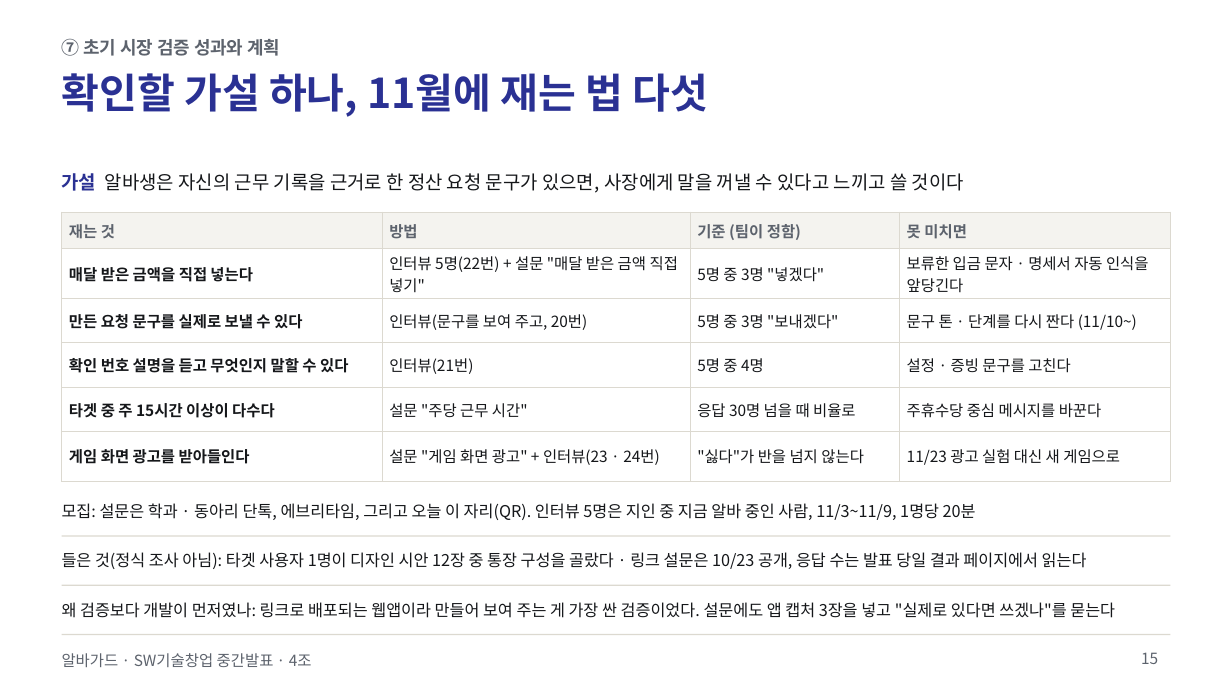
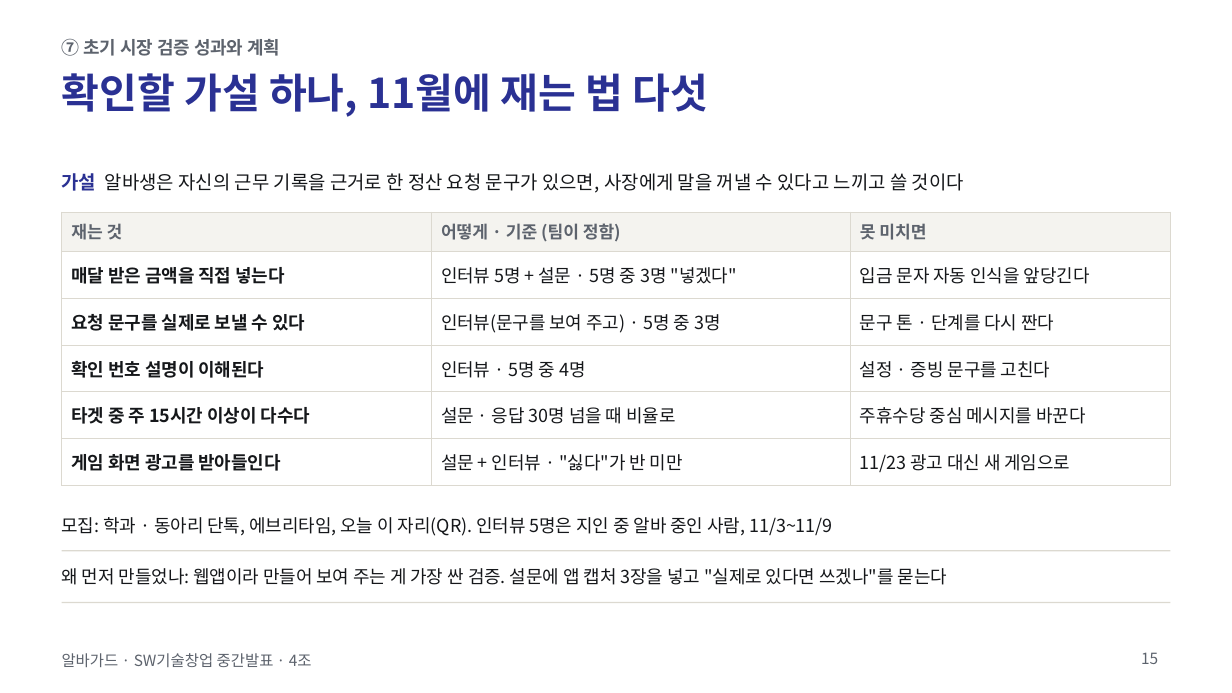
Before and after one commit to jihooni217/albaguard, a slide deck: slide 15 of docs/06_중간발표_PPT.pptx. Drawn at 1232x693 pixels with LibreOffice and Linux fonts; fonts in the diff are those of the drawing. Boxes give left, top, right and bottom in pixels: in the first picture for what was removed or moved away, otherwise in the second. Text is boxed around its words. In the diff, an @@ line names an element or a change of style, - is before the commit and + after.

```diff
--- a/docs/06_중간발표_PPT.pptx
+++ b/docs/06_중간발표_PPT.pptx
@@ table at [62,212,1170,476] @@
-column 1: 재는 것 | 매달 받은 금액을 직접 넣는다 | 만든 요청 문구를 실제로 보낼 수 있다 | 확인 번호 설명을 듣고 무엇인지 말할 수 있다 | 타겟 중 주 15시간 이상이 다수다 | 게임 화면 광고를 받아들인다
-column 2: 방법 | 인터뷰 5명(22번) + 설문 "매달 받은 금액 직접 넣기" | 인터뷰(문구를 보여 주고, 20번) | 인터뷰(21번) | 설문 "주당 근무 시간" | 설문 "게임 화면 광고" + 인터뷰(23 · 24번)
-column 3: 기준 (팀이 정함) | 5명 중 3명 "넣겠다" | 5명 중 3명 "보내겠다" | 5명 중 4명 | 응답 30명 넘을 때 비율로 | "싫다"가 반을 넘지 않는다
-column 4: 못 미치면 | 보류한 입금 문자 · 명세서 자동 인식을 앞당긴다 | 문구 톤 · 단계를 다시 짠다 (11/10~) | 설정 · 증빙 문구를 고친다 | 주휴수당 중심 메시지를 바꾼다 | 11/23 광고 실험 대신 새 게임으로
+column 1: 재는 것 | 매달 받은 금액을 직접 넣는다 | 요청 문구를 실제로 보낼 수 있다 | 확인 번호 설명이 이해된다 | 타겟 중 주 15시간 이상이 다수다 | 게임 화면 광고를 받아들인다
+column 2: 어떻게 · 기준 (팀이 정함) | 인터뷰 5명 + 설문 · 5명 중 3명 "넣겠다" | 인터뷰(문구를 보여 주고) · 5명 중 3명 | 인터뷰 · 5명 중 4명 | 설문 · 응답 30명 넘을 때 비율로 | 설문 + 인터뷰 · "싫다"가 반 미만
+column 3: 못 미치면 | 입금 문자 자동 인식을 앞당긴다 | 문구 톤 · 단계를 다시 짠다 | 설정 · 증빙 문구를 고친다 | 주휴수당 중심 메시지를 바꾼다 | 11/23 광고 대신 새 게임으로
@@ text at [62,517,833,536]: text changed; size 9.5 to 10.5 pt @@
-모집: 설문은 학과 · 동아리 단톡, 에브리타임, 그리고 오늘 이 자리(QR). 인터뷰 5명은 지인 중 지금 알바 중인 사람, 11/3~11/9, 1명당 20분
+모집: 학과 · 동아리 단톡, 에브리타임, 오늘 이 자리(QR). 인터뷰 5명은 지인 중 알바 중인 사람, 11/3~11/9
@@ line moved from (62, 536) - (1170, 536) to (62, 551) - (1170, 551) @@
@@ text at [62,568,947,585]: text changed; size 9.5 to 10.5 pt @@
-왜 검증보다 개발이 먼저였나: 링크로 배포되는 웹앱이라 만들어 보여 주는 게 가장 싼 검증이었다. 설문에도 앱 캡처 3장을 넣고 "실제로 있다면 쓰겠나"를 묻는다
+왜 먼저 만들었나: 웹앱이라 만들어 보여 주는 게 가장 싼 검증. 설문에 앱 캡처 3장을 넣고 "실제로 있다면 쓰겠나"를 묻는다
@@ text removed at [62,552,1087,569] @@
-들은 것(정식 조사 아님): 타겟 사용자 1명이 디자인 시안 12장 중 통장 구성을 골랐다 · 링크 설문은 10/23 공개, 응답 수는 발표 당일 결과 페이지에서 읽는다
@@ line moved from (62, 585) - (1170, 585) to (62, 602) - (1170, 602) @@
@@ line removed from (62, 634) to (1170, 634) @@
```
Also in this commit, not shown: 7 other slides changed, 6 other files.
